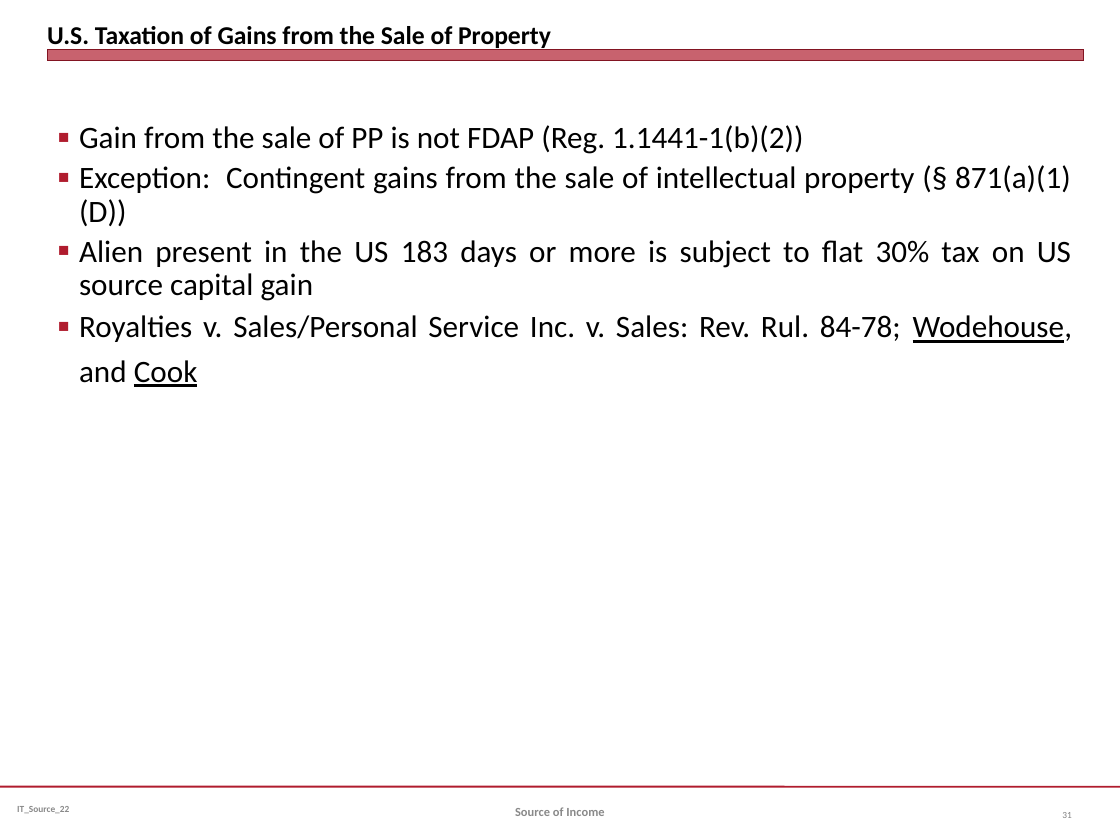
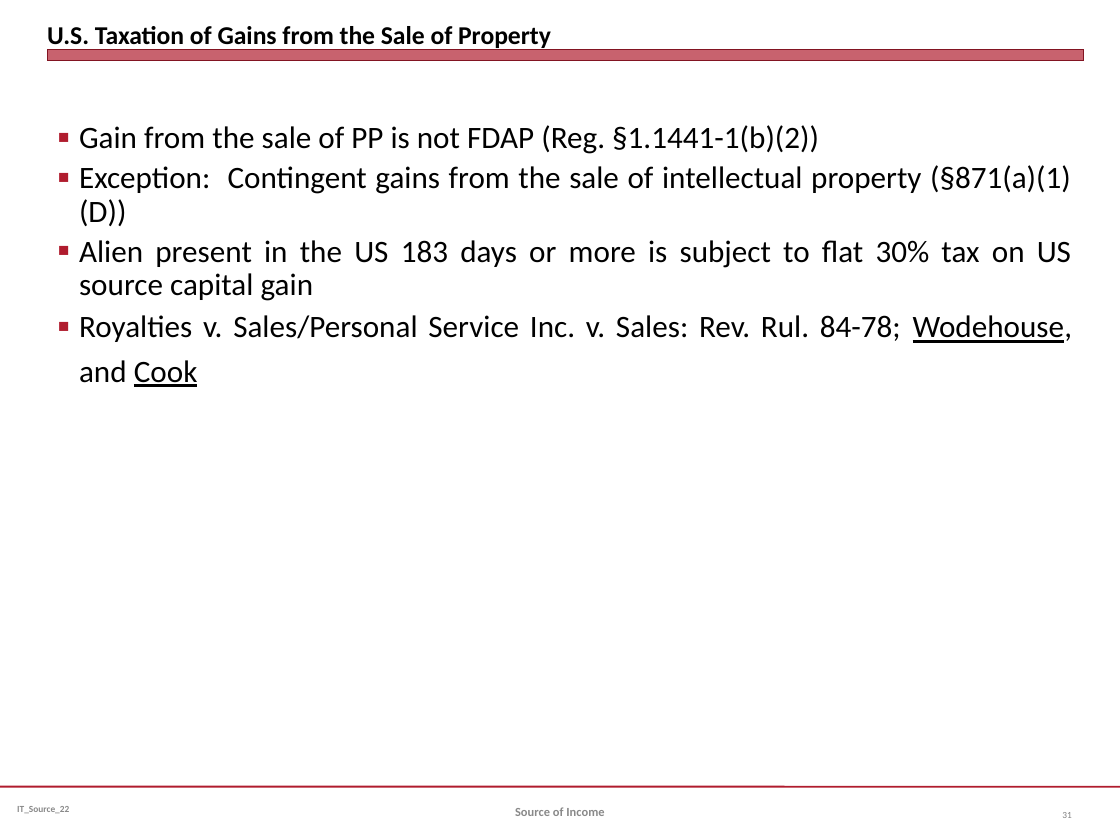
Before and after one commit to jmc877/International-Tax, a slide deck: slide 31 of slides/IT_Source_IntDiv_22.pptx. Drawn at 1120x840 pixels with LibreOffice and Linux fonts; fonts in the diff are those of the drawing. Boxes give left, top, right and bottom in pixels: in the first picture for what was removed or moved away, otherwise in the second. Text is boxed around its words. In the diff, an @@ line names an element or a change of style, - is before the commit and + after.

```diff
--- a/slides/IT_Source_IntDiv_22.pptx
+++ b/slides/IT_Source_IntDiv_22.pptx
@@ text at (x1=79, y1=125, x2=1071, y2=226): text changed @@
-■ Gain from the sale of PP is not FDAP (Reg. 1.1441-1(b)(2))
-■ Exception: Contingent gains from the sale of intellectual property (§ 871(a)(1)(D))
+■ Gain from the sale of PP is not FDAP (Reg. §1.1441-1(b)(2))
+■ Exception: Contingent gains from the sale of intellectual property (§871(a)(1)(D))
```
Also in this commit, not shown: 1 other slide changed, 1 other file.
